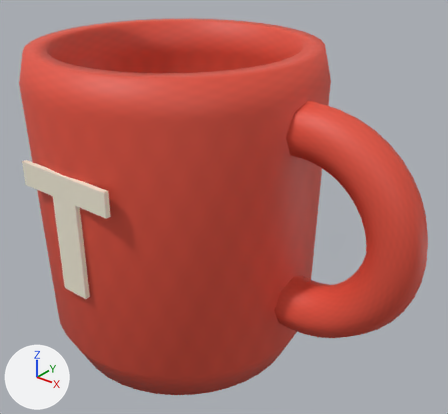
A saved change to the glTF model Web/public/art/items/MUG.glb.
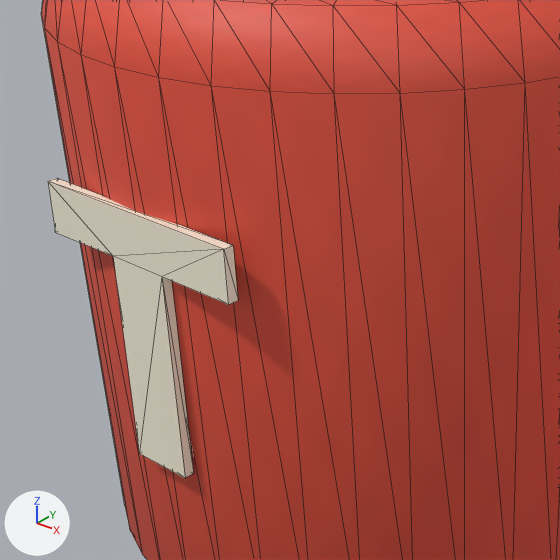
Old and new are each drawn whole from a camera (50 mm lens) standing at (0.348, -0.374, 0.374) and looking at (0.049, 0.001, 0.142) and again close up on the part from 0% to 58% of the width and 19% to 81% of the height. The axes (+X, +Y, +Z) are drawn at lower left. The lights are the same throughout. The last two pictures show the newer version. The close-ups show mesh edges as thin lines. Vertices at exactly the same position are counted once.

The first close-up shows 'MUG'.
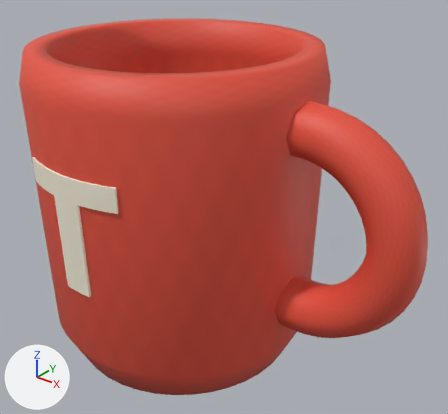
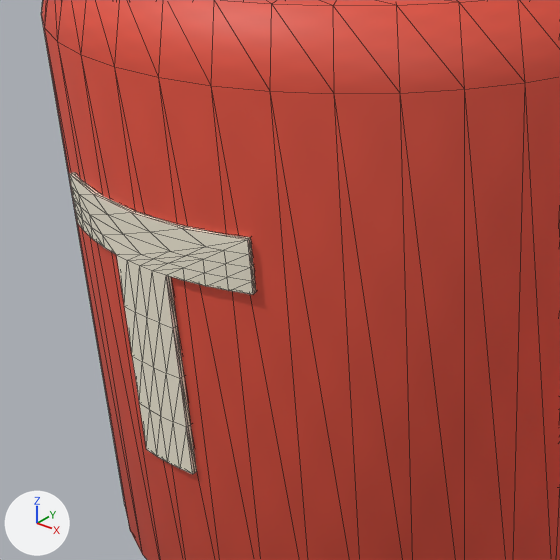
Pixel boxes (x1, y1, x2, y2) of what changed, in the close-ups (560 x 560 px):
part 1 of me_mug, cut back: before (48, 178, 238, 478); after (69, 172, 256, 474)

Edits to the bpy script that builds the scene:
```text
Change me_mug:
    used by ob_mug; parent = ob_wreckabulary_exportroot; location = (0.0, 0.0, 0.0); rotation_euler = (0.0, 0.0, -3.142), in degrees (0, 0, -180)
    remove me_mug.from_pydata(...)  # 665 vertices, 1228 faces; spans x -0.125..0.227, y -0.126..0.125, z 0.0..0.275
    add me_mug.from_pydata(...)  # 737 vertices, 1448 faces; spans x -0.125..0.227, y -0.126..0.125, z 0.0..0.275
    me_mug part 1: 12 vertices removed from x -0.046..0.046, y -0.126..-0.122, z 0.1..0.2; 222 vertices added at x -0.047..0.047, y -0.126..-0.112, z 0.1..0.2
    other edits to the shape of me_mug do not show in these pictures
```
